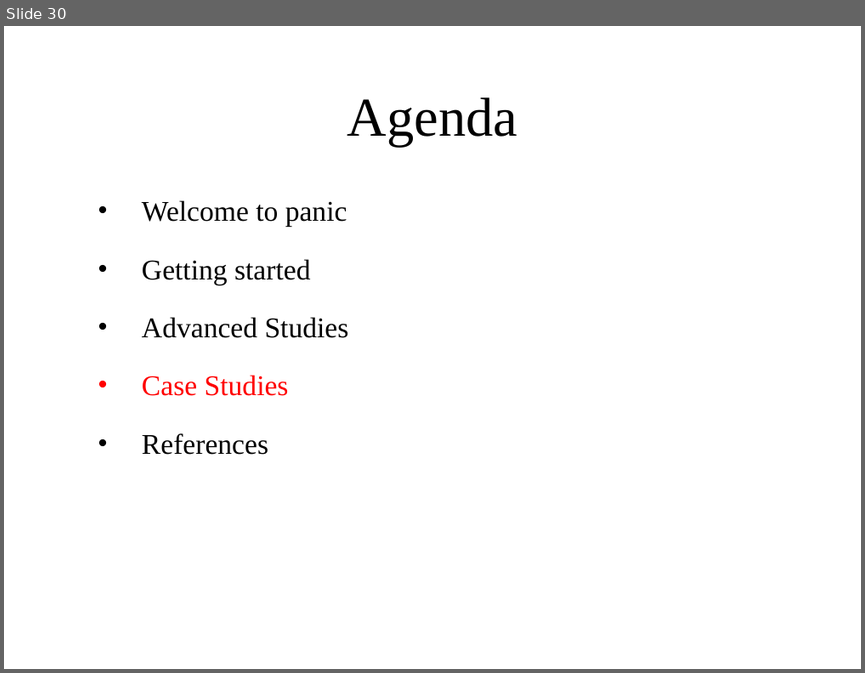
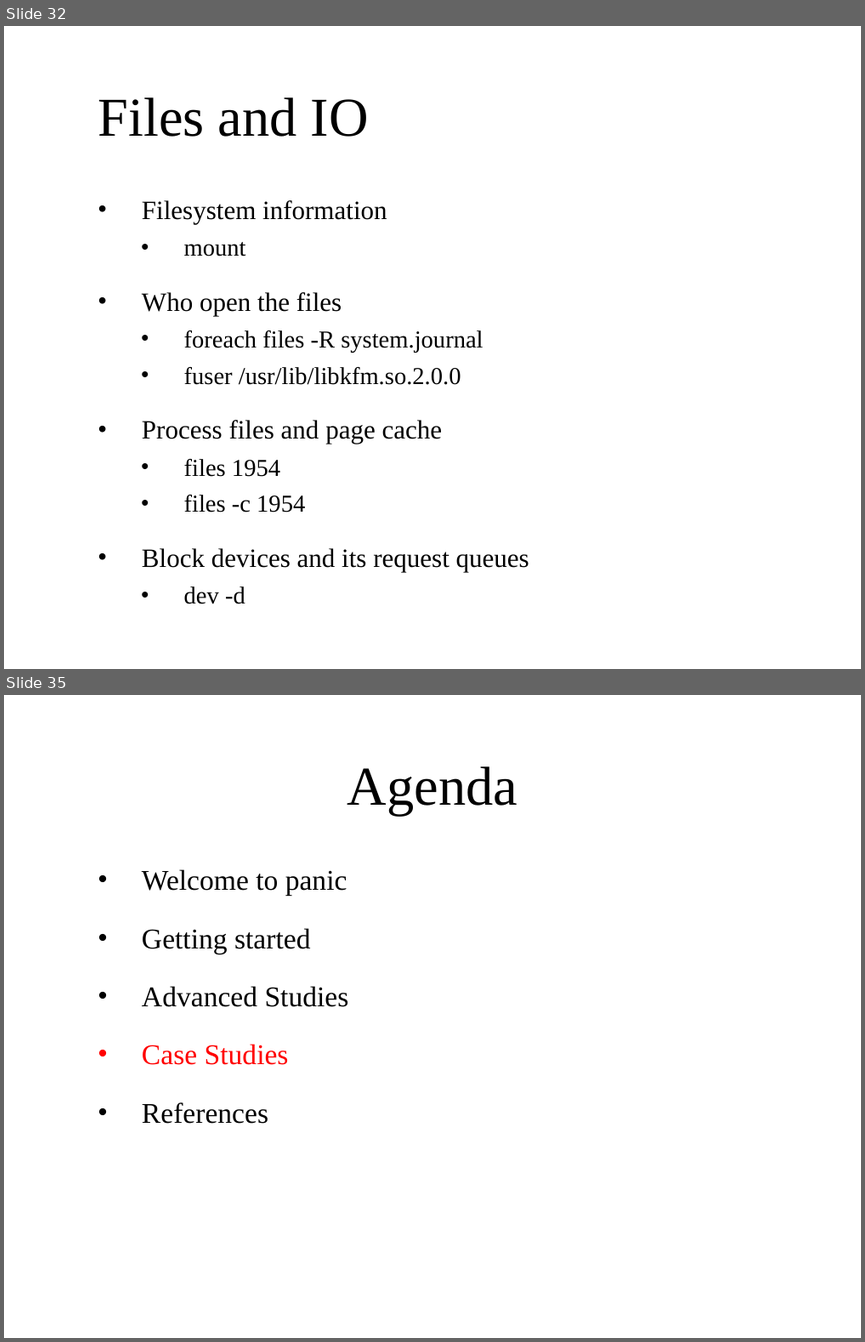
Before and after one commit to yangoliver/mydoc, a slide deck: slides/2017/linux_crash_dump_analysis.pptx. Shown one above the other, each under a label of ours: slide 30 before the commit, slides 32 and 35 after it; the slides between them are not shown. The pictures are 865x673 and 865x1342 pixels, drawn with LibreOffice and Linux fonts; fonts in the diff are those of the drawing; background and template pictures are left out. Boxes give left, top, right and bottom in pixels: in the first picture for what was removed or moved away, otherwise in the second. Text is boxed around its words. In the diff, an @@ line names an element or a change of style, - is before the commit and + after.

```diff
--- a/slides/2017/linux_crash_dump_analysis.pptx
+++ b/slides/2017/linux_crash_dump_analysis.pptx
@@ slide 32 added at (4, 26, 861, 669), background picture (left out) @@
@@ title added at (98, 97, 369, 136), 46 pt, text #000000 @@
+Files and IO
@@ text added at (142, 200, 529, 572), 22.2 pt, text #000000 @@
+• Filesystem information
+  • mount
+• Who open the files
+  • foreach files -R system.journal
+  • fuser /usr/lib/libkfm.so.2.0.0
+• Process files and page cache
+  • files 1954
+  • files -c 1954
+• Block devices and its request queues
+  • dev -d
@@ what was slide 30 is now slide 35 @@
```
Also in this commit, not shown: 3 slides changed, 4 other slides added.
